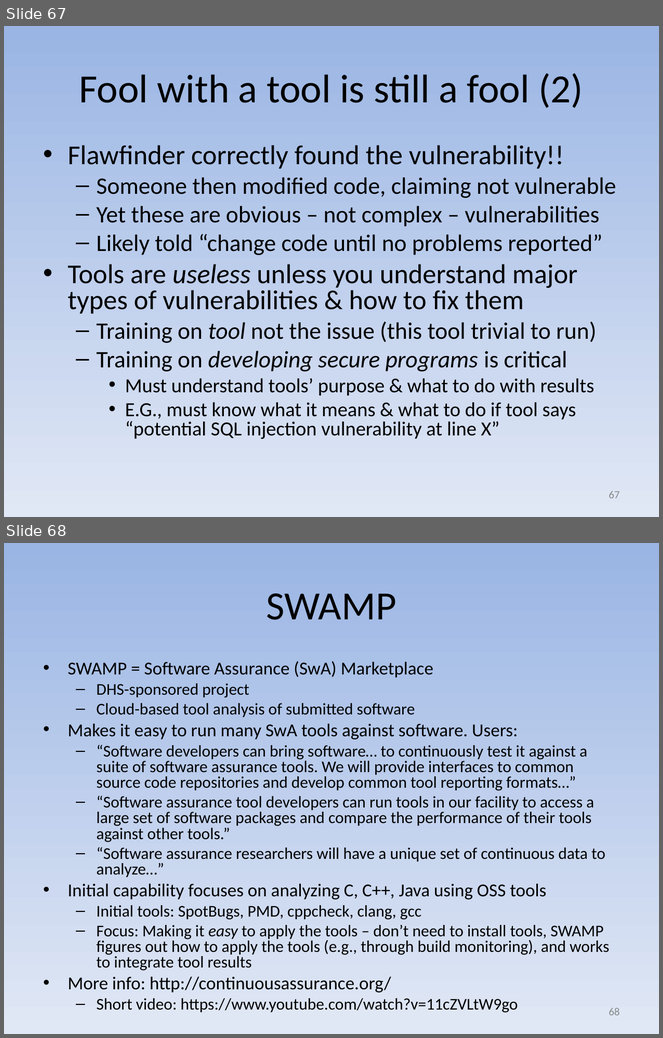
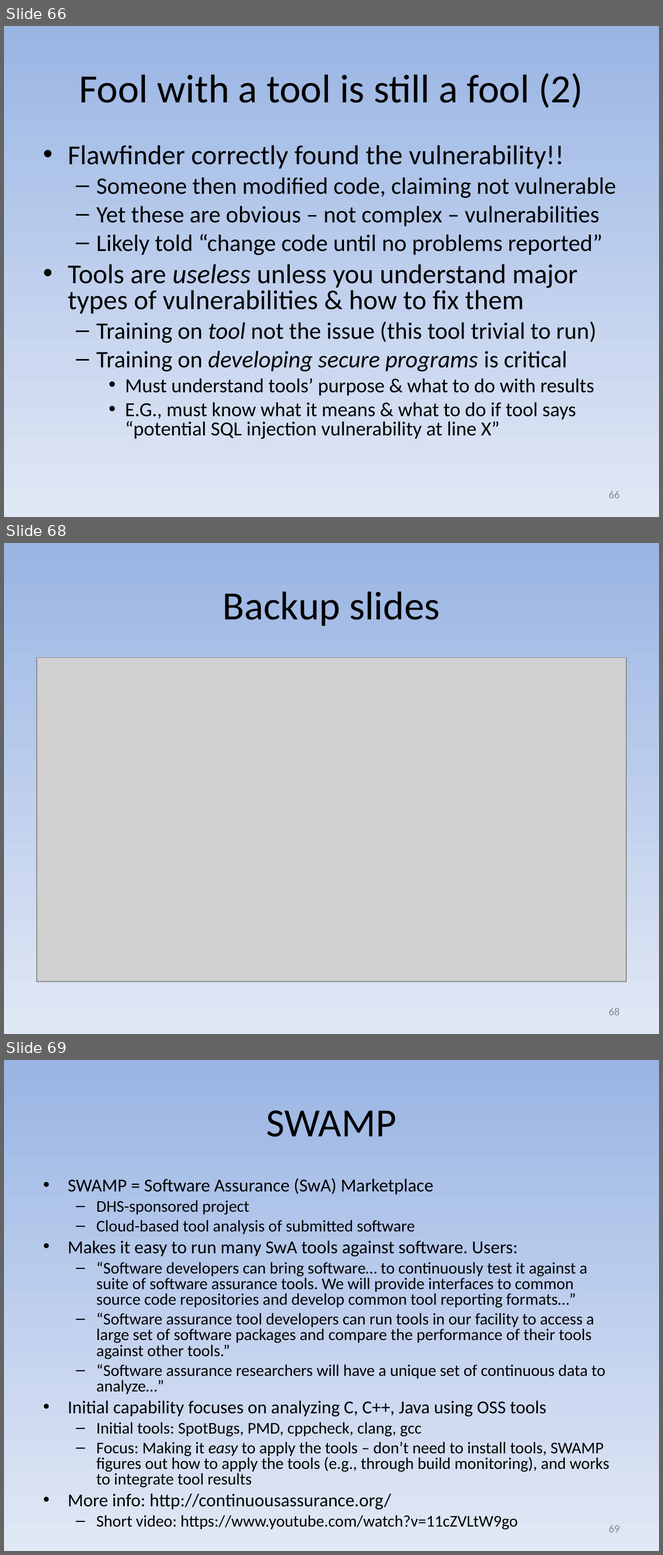
Before and after one commit to david-a-wheeler/david-a-wheeler.github.io, a slide deck: secure-class/presentations/Secure-Software-9-Tools.ppt. Shown one above the other, each under a label of ours: slides 67 and 68 before the commit, slides 66, 68 and 69 after it; the slides between them are not shown. The pictures are 663x1038 and 663x1555 pixels, drawn with LibreOffice and Linux fonts; fonts in the diff are those of the drawing; grey boxes stand for pictures. Boxes give left, top, right and bottom in pixels: in the first picture for what was removed or moved away, otherwise in the second. Text is boxed around its words. In the diff, an @@ line names an element or a change of style, - is before the commit and + after.

```diff
--- a/secure-class/presentations/Secure-Software-9-Tools.ppt
+++ b/secure-class/presentations/Secure-Software-9-Tools.ppt
@@ slide 68 added at <box>4,543,659,1034</box>, background gradient #9AB5E4 to #E1E8F5 @@
@@ title added at <box>223,591,440,626</box>, 44 pt, text #000000 @@
+Backup slides
@@ picture added at <box>37,657,626,982</box> @@
@@ page number added at <box>609,1008,620,1016</box>, 12 pt, text #898989 @@
+68
@@ what was slide 67 is now slide 66 @@
@@ page number at <box>609,491,620,499</box>: text changed @@
-67
+66
@@ what was slide 68 is now slide 69 @@
@@ page number at <box>609,1525,620,1533</box>: text changed @@
-68
+69
```
Also in this commit, not shown: 2 slides changed.
